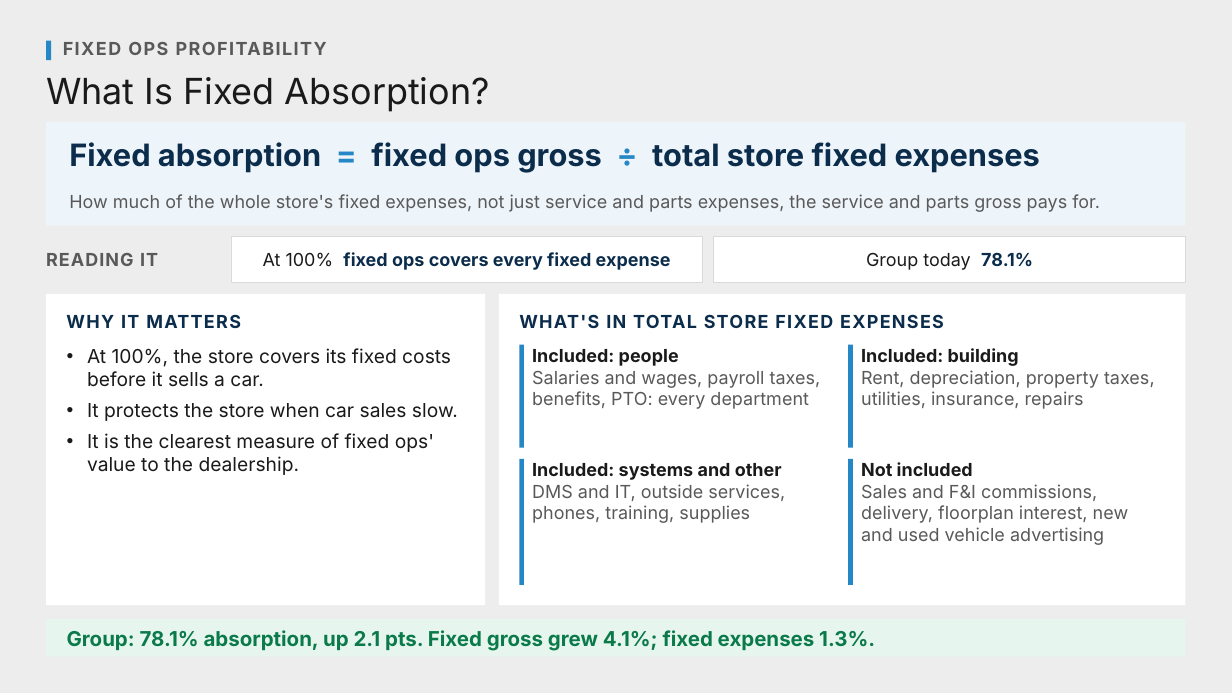
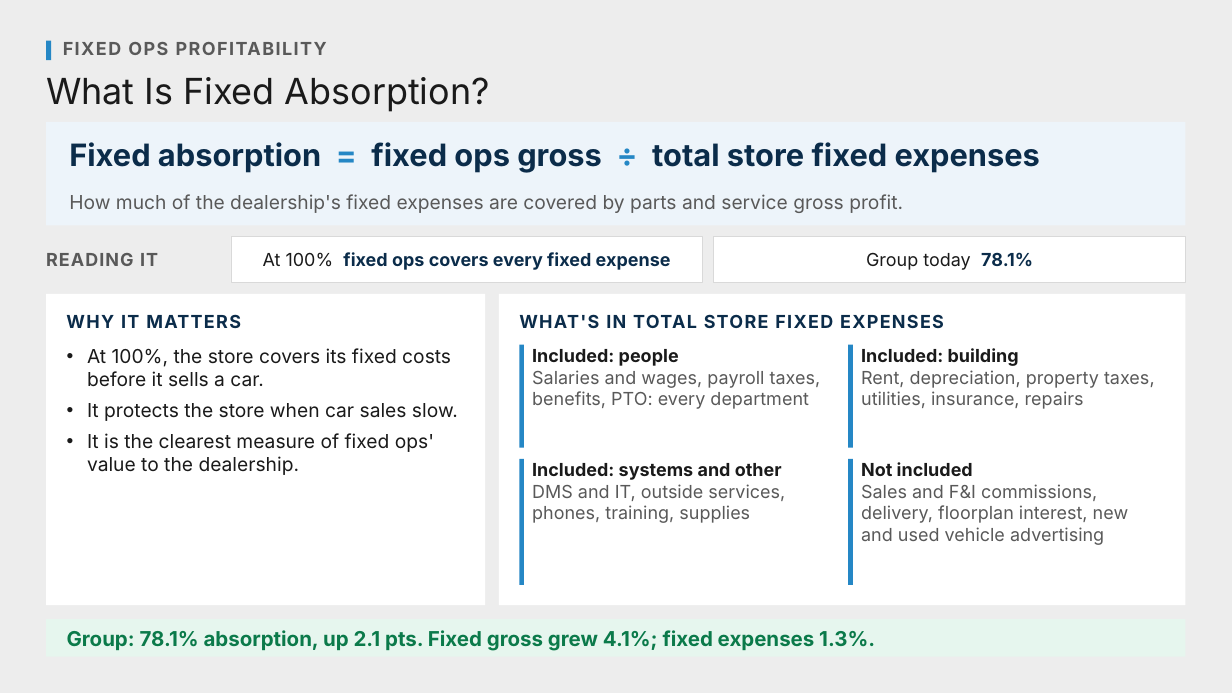
Before and after one commit to Ndresner/Noah, a slide deck: slide 1 of day2-deck/decks/Fixed Absorption & Net Profit - House Style.pptx. Drawn at 1232x693 pixels with LibreOffice and Linux fonts; fonts in the diff are those of the drawing. Boxes give left, top, right and bottom in pixels: in the first picture for what was removed or moved away, otherwise in the second. Text is boxed around its words. In the diff, an @@ line names an element or a change of style, - is before the commit and + after.

```diff
--- a/day2-deck/decks/Fixed Absorption & Net Profit - House Style.pptx
+++ b/day2-deck/decks/Fixed Absorption & Net Profit - House Style.pptx
@@ text at (69, 194, 903, 213): text changed; size 14 to 15 pt @@
-How much of the whole store's fixed expenses, not just service and parts expenses, the service and parts gross pays for.
+How much of the dealership's fixed expenses are covered by parts and service gross profit.
```
Also in this commit, not shown: 1 other slide changed, 13 other files.
